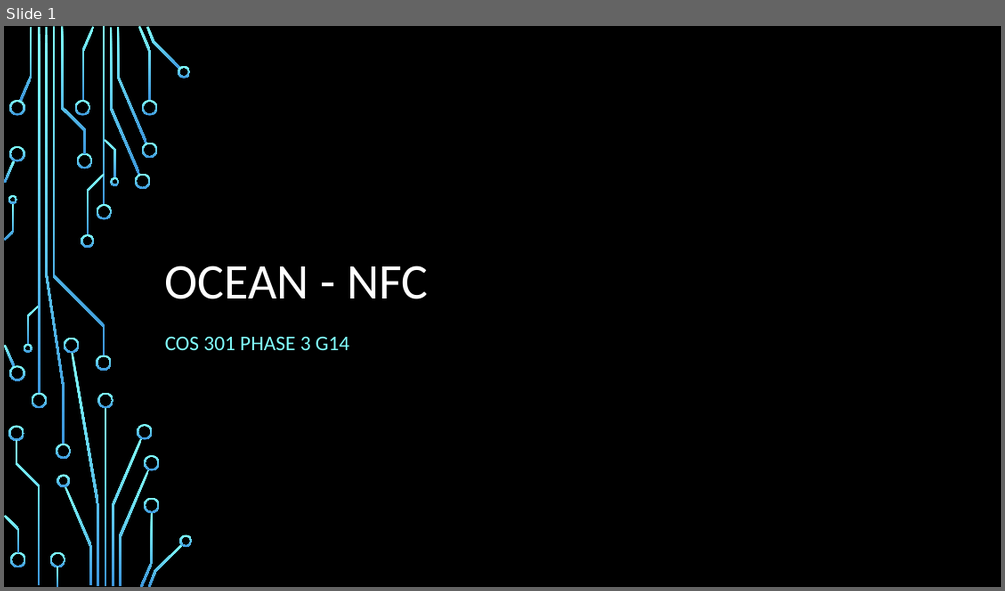
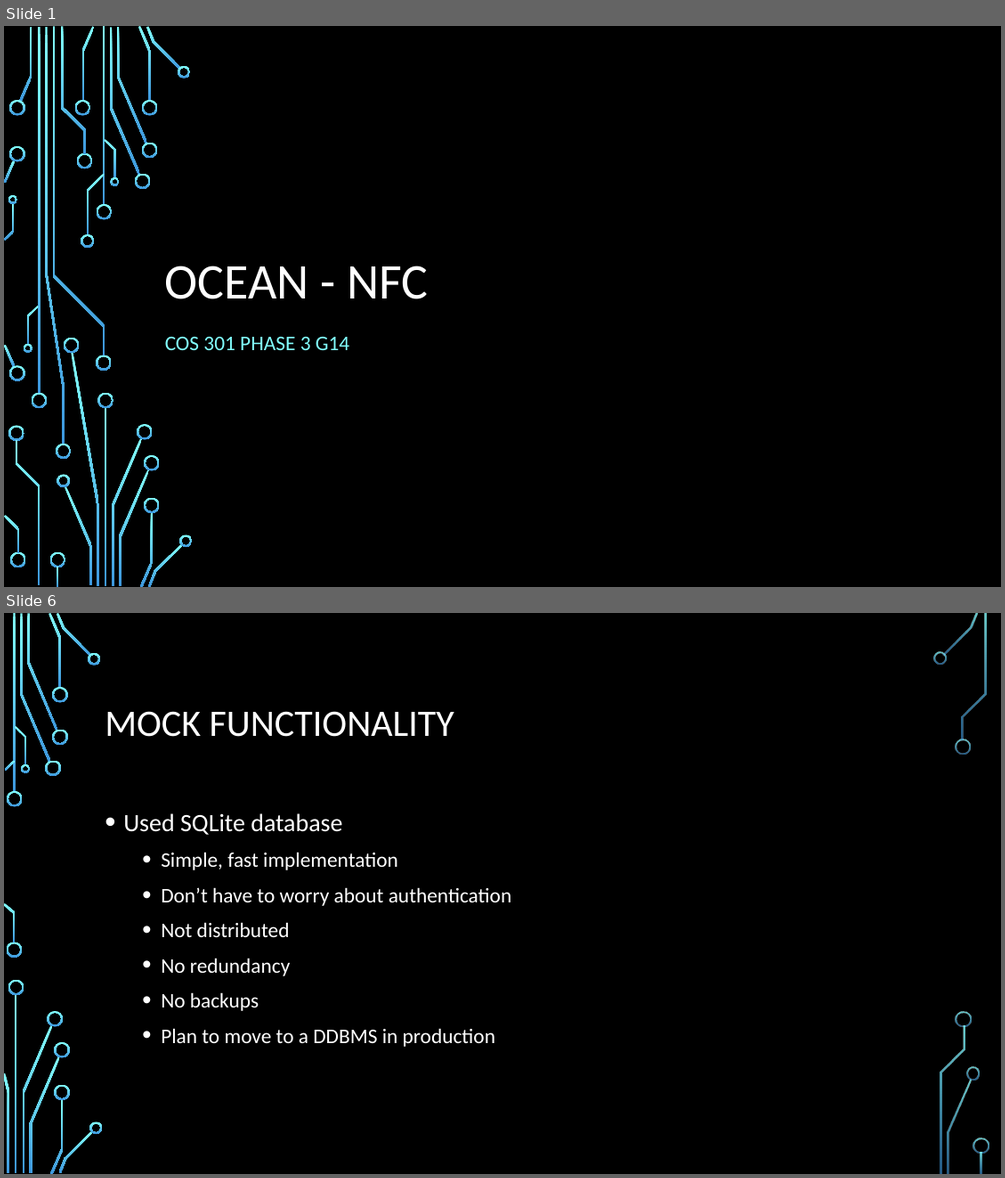
Before and after one commit to ocean-nfc/ocean-nfc-server, a slide deck: Ocean - NFC Slide Show.pptx. Shown one above the other, each under a label of ours: slide 1 before the commit, slides 1 and 6 after it; the slides between them are not shown. The pictures are 1005x591 and 1005x1178 pixels, drawn with LibreOffice and Linux fonts; fonts in the diff are those of the drawing; background and template pictures are left out. Boxes give left, top, right and bottom in pixels: in the first picture for what was removed or moved away, otherwise in the second. Text is boxed around its words. In the diff, an @@ line names an element or a change of style, - is before the commit and + after.

```diff
--- a/Ocean - NFC Slide Show.pptx
+++ b/Ocean - NFC Slide Show.pptx
@@ slide 6 added at (x1=4, y1=613, x2=1001, y2=1174), background picture (left out) @@
@@ title added at (x1=105, y1=711, x2=454, y2=737), 36 pt, text #FFFFFF @@
+MOCK FUNCTIONALITY
@@ text added at (x1=123, y1=813, x2=512, y2=1046), 20 pt, text #FFFFFF @@
+• Used SQLite database
+  • Simple, fast implementation
+  • Don’t have to worry about authentication
+  • Not distributed
+  • No redundancy
+  • No backups
+  • Plan to move to a DDBMS in production
@@ group added at (x1=4, y1=613, x2=989, y2=1174): 33 freeform shapes, 3 rectangles @@
```
Also in this commit, not shown: 4 slides changed, 1 other slide added.
